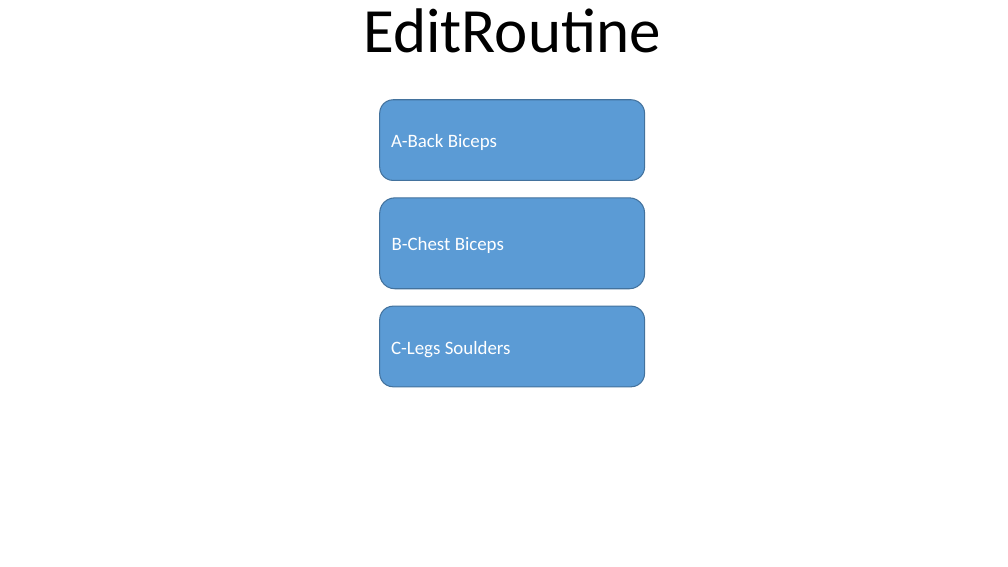
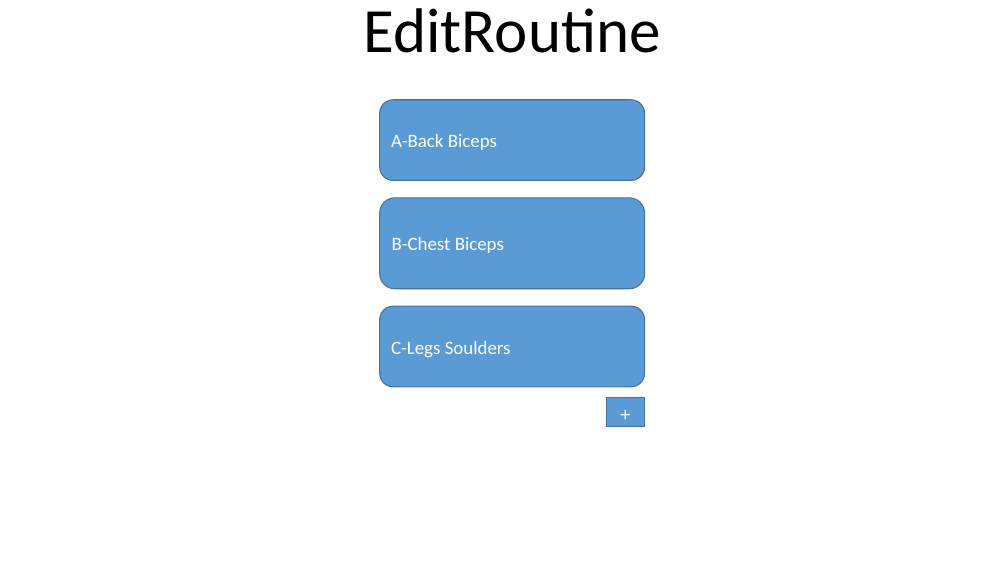
Before and after one commit to TamirMishali/TrainingManager, a slide deck: slide 7 of ClassArrangments.pptx (slide 6 before the commit). Drawn at 1008x567 pixels with LibreOffice and Linux fonts; fonts in the diff are those of the drawing. Boxes give left, top, right and bottom in pixels: in the first picture for what was removed or moved away, otherwise in the second. Text is boxed around its words. In the diff, an @@ line names an element or a change of style, - is before the commit and + after.

Commit message:
Stable Edit Routine  - can add new routine name and date to database

```diff
--- a/ClassArrangments.pptx
+++ b/ClassArrangments.pptx
@@ rectangle added at (606, 397, 645, 426), fill #5B9BD5, outline #43739E 1 pt, 18 pt, text #FFFFFF @@
++
```
Also in this commit, not shown: 5 other slides changed, 3 slides added, 27 other files.
